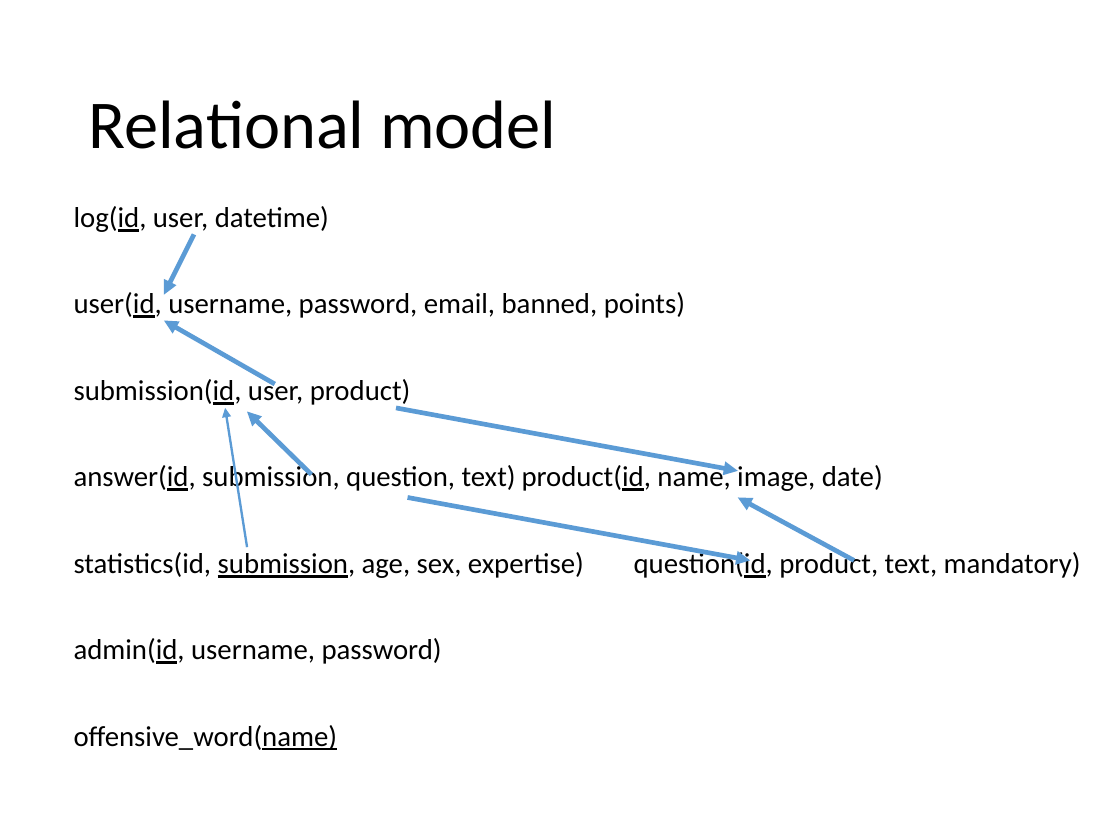
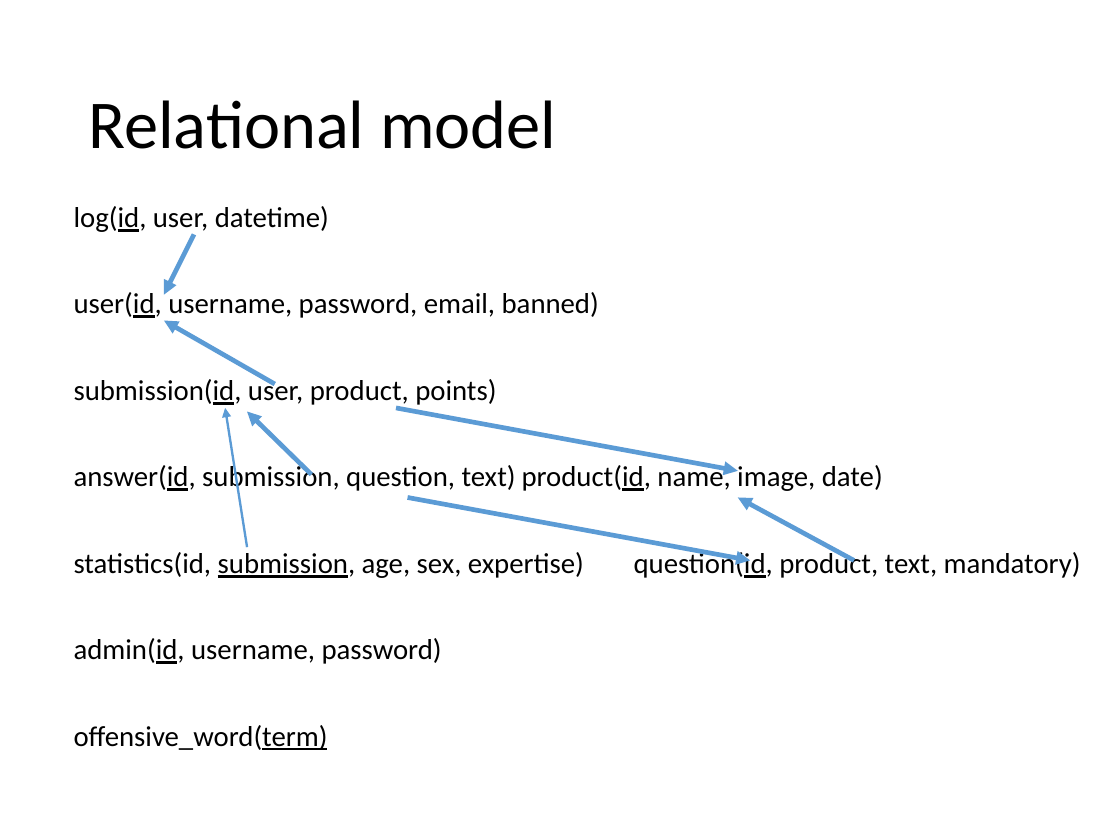
Before and after one commit to Danielededo/Gamified-marketing-application-DB2, a slide deck: slide 5 of Documentation/Presentation.pptx. Drawn at 1120x840 pixels with LibreOffice and Linux fonts; fonts in the diff are those of the drawing. Boxes give left, top, right and bottom in pixels: in the first picture for what was removed or moved away, otherwise in the second. Text is boxed around its words. In the diff, an @@ line names an element or a change of style, - is before the commit and + after.

```diff
--- a/Documentation/Presentation.pptx
+++ b/Documentation/Presentation.pptx
@@ text at [74, 289, 599, 407]: text changed @@
-user(id, username, password, email, banned, points)
-submission(id, user, product)
+user(id, username, password, email, banned)
+submission(id, user, product, points)
@@ text at [74, 725, 328, 750]: text changed @@
-offensive_word(name)
+offensive_word(term)
```
Also in this commit, not shown: 13 other slides changed, 12 slides added, 4 slides removed.
